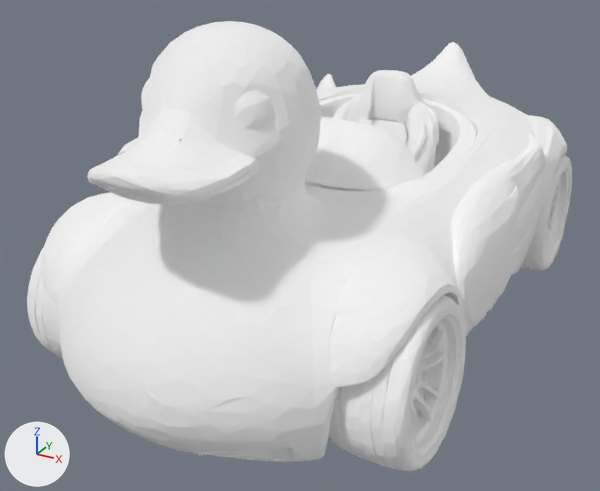
Two versions of the glTF model models/cars/duck_plasma.glb, one commit apart.
One viewpoint serves both versions: a camera (50 mm lens) standing at (2.03, -4.19, 2.46) and looking at (-0.11, -0.28, 0.51). Arrows for +X, +Y and +Z are at lower left; the lights stay in place. The picture after the commit comes second. Where no turn or scale is listed for an object, it has been applied to the vertices.

Objects in the first picture: 'body', 'wheel_FL_mesh', 'wheel_FR_mesh', 'wheel_RL_mesh'.
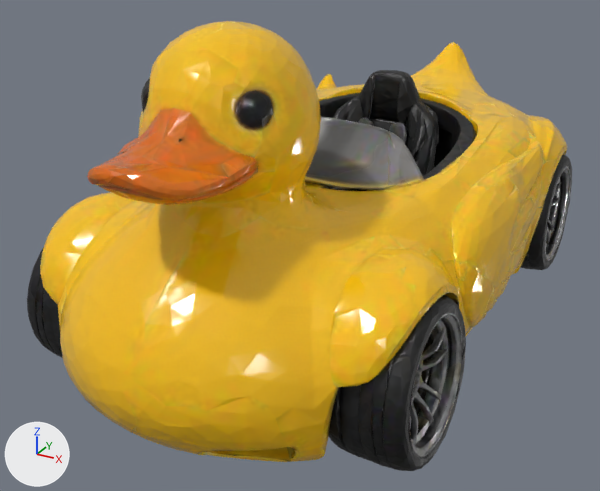
The change, as a list of edits to the scene's bpy script:
```text
Add img_image_1:
    img_image_1 = load_image('Image_1', '_unpacked/Image_1', 512, 512, 'Non-Color')
Add img_image_2:
    img_image_2 = load_image('Image_2', '_unpacked/Image_2', 256, 256, 'Non-Color')
Add img_image_0:
    img_image_0 = load_image('Image_0', '_unpacked/Image_0', 1024, 1024, 'sRGB')
Change mat_bakedmaterial:
    remove # nodes: BsdfPrincipled, OutputMaterial
    remove # colours: white #ffffff
    nodes: BsdfPrincipled, NormalMap, OutputMaterial, SeparateColor, TexImage x3
    uses the picture img_image_0
    uses the picture img_image_1
    uses the picture img_image_2
```

Pixel boxes (x1, y1, x2, y2) of what changed, in the pictures (600 x 491 px):
'body', surface changed (white to yellow): (40, 21, 567, 462) in both
'wheel_FL_mesh', surface changed (white to black): (329, 295, 466, 471) in both
'wheel_RL_mesh', surface changed (white to grey): (520, 154, 572, 270) in both
'wheel_FR_mesh', surface changed (white to black): (27, 247, 63, 358) in both
